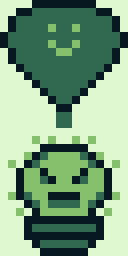
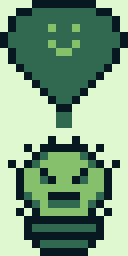
The second 128x256 image is a revision of the first. Changes to its layers:
painted on "Background" over [8,136,120,216]
